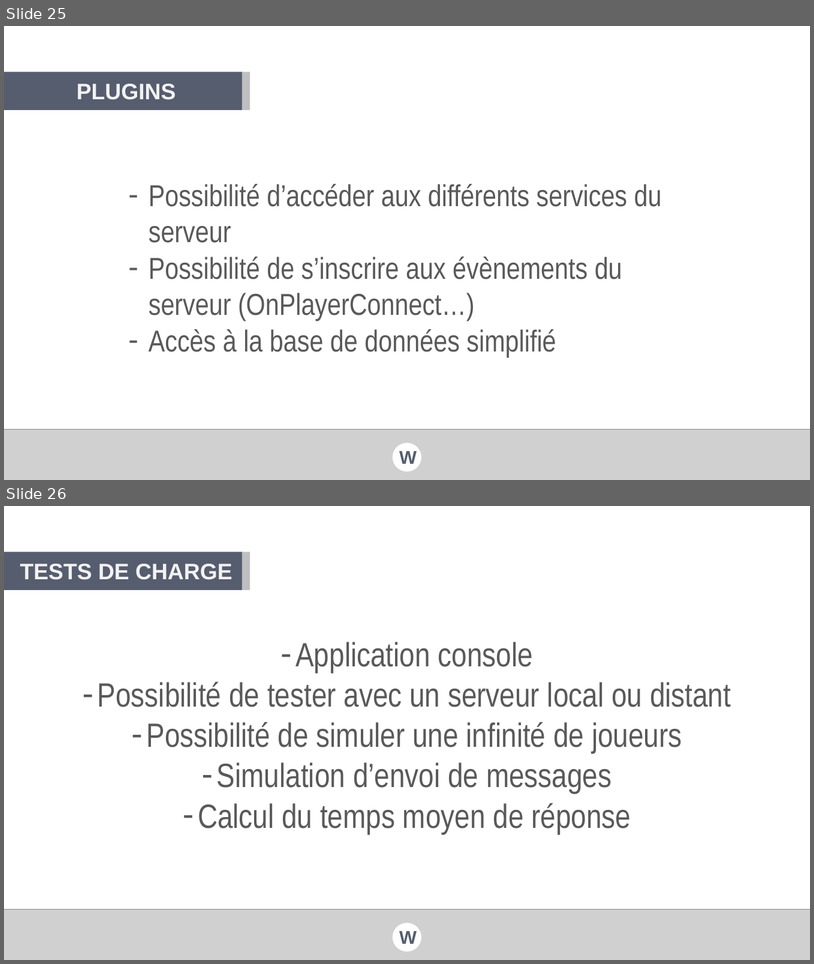
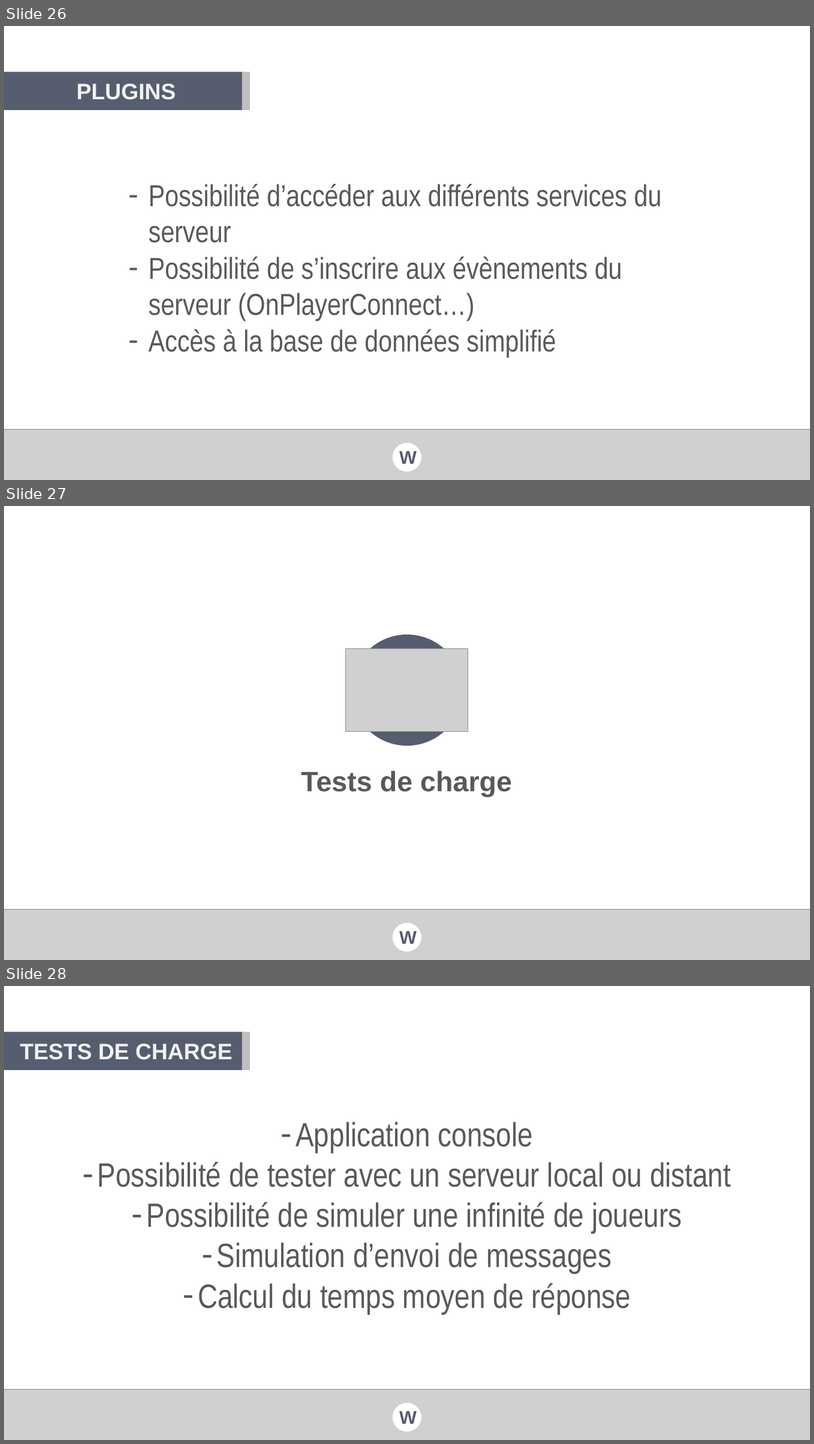
Before and after one commit to val92130/Wander, a slide deck: Docs/Documentation/Presentations/Wander - Forum PI.pptx. Shown one above the other, each under a label of ours: slides 25 and 26 before the commit, slides 26, 27 and 28 after it. The pictures are 814x964 and 814x1444 pixels, drawn with LibreOffice and Linux fonts; fonts in the diff are those of the drawing; grey boxes stand for pictures; background and template pictures are left out. Boxes give left, top, right and bottom in pixels: in the first picture for what was removed or moved away, otherwise in the second. Text is boxed around its words. In the diff, an @@ line names an element or a change of style, - is before the commit and + after.

Commit message:
Finished powerpoint

```diff
--- a/Docs/Documentation/Presentations/Wander - Forum PI.pptx
+++ b/Docs/Documentation/Presentations/Wander - Forum PI.pptx
@@ slide 27 added at bbox=[4, 506, 810, 960], background picture (left out) @@
@@ picture added at bbox=[346, 649, 468, 732] @@
@@ ellipse added at bbox=[351, 634, 463, 746], fill #565D6F @@
@@ text added at bbox=[301, 771, 512, 796], 50 pt, text #595959, bold @@
+Tests de charge
@@ picture added at bbox=[4, 909, 810, 960] @@
@@ ellipse added at bbox=[393, 922, 422, 951], fill #FFFFFF @@
@@ text added at bbox=[399, 931, 417, 943], 33 pt, text #565D6F, bold @@
+W
@@ what was slide 25 is now slide 26 @@
@@ what was slide 26 is now slide 28 @@
```
Also in this commit, not shown: 1 slide changed, 1 other slide added, 1 slide removed.
